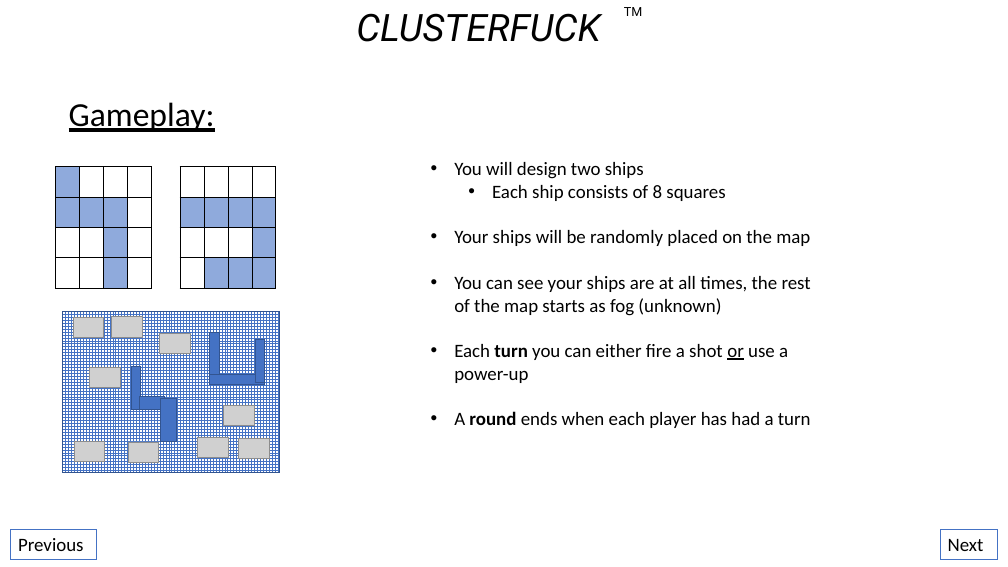
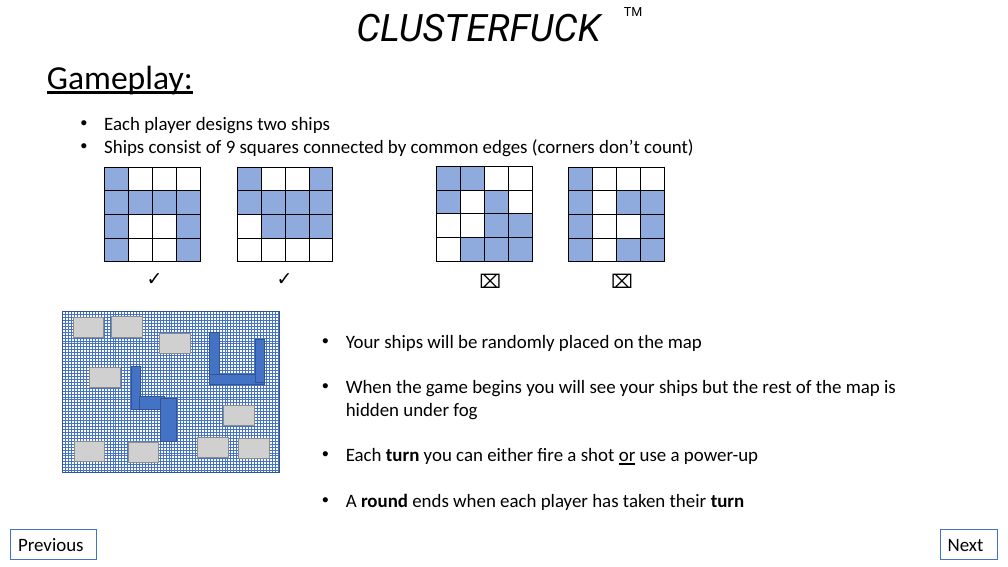
Before and after one commit to GeoffSpielman/BattleBlobs, a slide deck: slide 4 of Not_Code/Ideas.pptx. Drawn at 1008x567 pixels with LibreOffice and Linux fonts; fonts in the diff are those of the drawing; grey boxes stand for pictures. Boxes give left, top, right and bottom in pixels: in the first picture for what was removed or moved away, otherwise in the second. Text is boxed around its words. In the diff, an @@ line names an element or a change of style, - is before the commit and + after.

```diff
--- a/Not_Code/Ideas.pptx
+++ b/Not_Code/Ideas.pptx
@@ text "Gameplay:": place and size @@
-text "Gameplay:" at box(69, 102, 215, 132)
+text "Gameplay:" at box(47, 65, 193, 95)
@@ text added at box(104, 117, 694, 157), 18 pt, text #000000 @@
+• Each player designs two ships
+• Ships consist of 9 squares connected by common edges (corners don’t count)
@@ table at box(105, 167, 202, 262) @@
@@ fill #8FAADC to #FFFFFF in 2 cells @@
@@ table: place and size @@
-table at box(56, 167, 153, 288)
+table at box(105, 167, 202, 262)
@@ table at box(237, 167, 334, 262) @@
@@ fill #8FAADC to #FFFFFF in 2 cells @@
@@ table: place and size @@
-table at box(180, 167, 277, 288)
+table at box(237, 167, 334, 262)
@@ table added at box(436, 166, 533, 261), 4 rows, 4 columns @@
+ |  |  | 
+ |  |  | 
+ |  |  | 
+ |  |  | 
@@ text at box(454, 162, 725, 201): paragraphs removed @@
-• You will design two ships
-  • Each ship consists of 8 squares
@@ table added at box(569, 167, 665, 262), 4 rows, 4 columns @@
+ |  |  | 
+ |  |  | 
+ |  |  | 
+ |  |  | 
@@ text added at box(139, 263, 175, 293), 18 pt, text #000000 @@
+✓
@@ text added at box(269, 263, 305, 293), 18 pt, text #000000 @@
+✓
@@ text added at box(472, 266, 507, 296), 18 pt, text #000000 @@
+⌧
@@ text added at box(604, 266, 640, 296), 18 pt, text #000000 @@
+⌧
@@ text "Your ships will be randomly ...": place and size @@
-text "Your ships will be randomly ..." at box(454, 162, 811, 428)
+text "Your ships will be randomly ..." at box(346, 335, 896, 510)
@@ text at box(346, 380, 896, 420): text changed @@
-• You can see your ships are at all times, the rest of the map starts as fog (unknown)
+• When the game begins you will see your ships but the rest of the map is hidden under fog
@@ text at box(346, 493, 744, 510): text changed @@
-• A round ends when each player has had a turn
+• A round ends when each player has taken their turn
```
Also in this commit, not shown: 5 other slides changed, 3 slides added, 11 other files.
